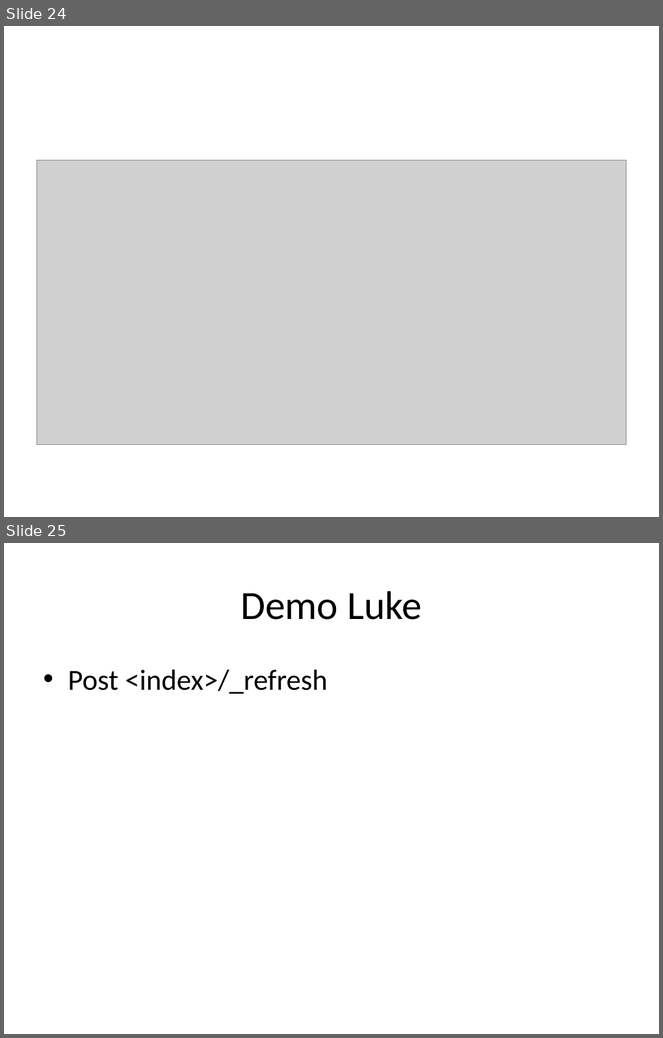
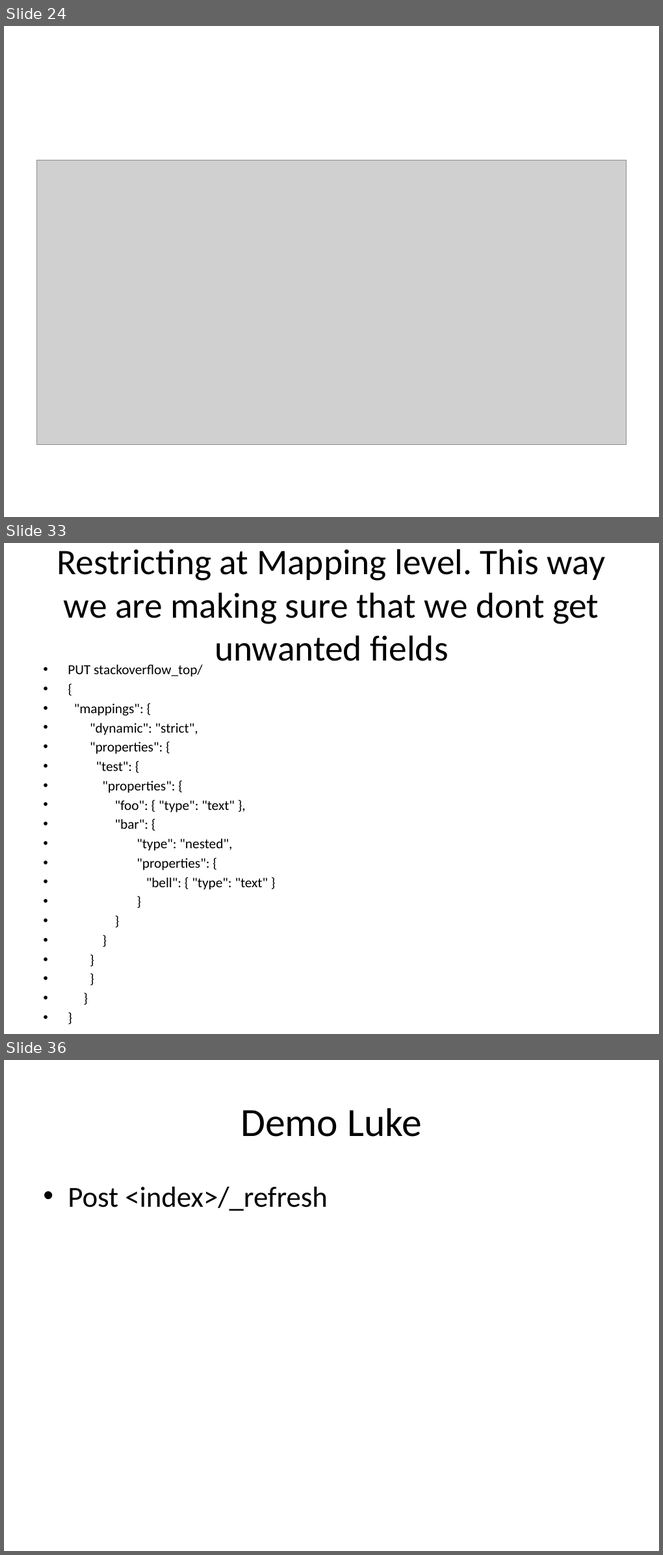
Before and after one commit to pavanarya/MySessions, a slide deck: Elastic Search - Copy.pptx. Shown one above the other, each under a label of ours: slides 24 and 25 before the commit, slides 24, 33 and 36 after it; the slides between them are not shown. The pictures are 663x1038 and 663x1555 pixels, drawn with LibreOffice and Linux fonts; fonts in the diff are those of the drawing; grey boxes stand for pictures. Boxes give left, top, right and bottom in pixels: in the first picture for what was removed or moved away, otherwise in the second. Text is boxed around its words. In the diff, an @@ line names an element or a change of style, - is before the commit and + after.

```diff
--- a/Elastic Search - Copy.pptx
+++ b/Elastic Search - Copy.pptx
@@ slide 33 added at box(4, 543, 659, 1034), background #FFFFFF @@
@@ title added at box(57, 549, 606, 661), 39.6 pt, text #000000 @@
+Restricting at Mapping level. This way we are making sure that we dont get unwanted fields
@@ text added at box(68, 665, 269, 890), 15.2 pt, text #000000 @@
+• PUT stackoverflow_top/
+• {
+• "mappings": {
+• "dynamic": "strict",
+• "properties": {
+• "test": {
+• "properties": {
+• "foo": { "type": "text" },
+• "bar": {
+• "type": "nested",
+• "properties": {
+• "bell": { "type": "text" }
+• }
+• }
+• }
+• }
+• }
+• }
+• }
@@ what was slide 25 is now slide 36 @@
```
Also in this commit, not shown: 10 other slides added, 2 slides removed, 1 other file.
